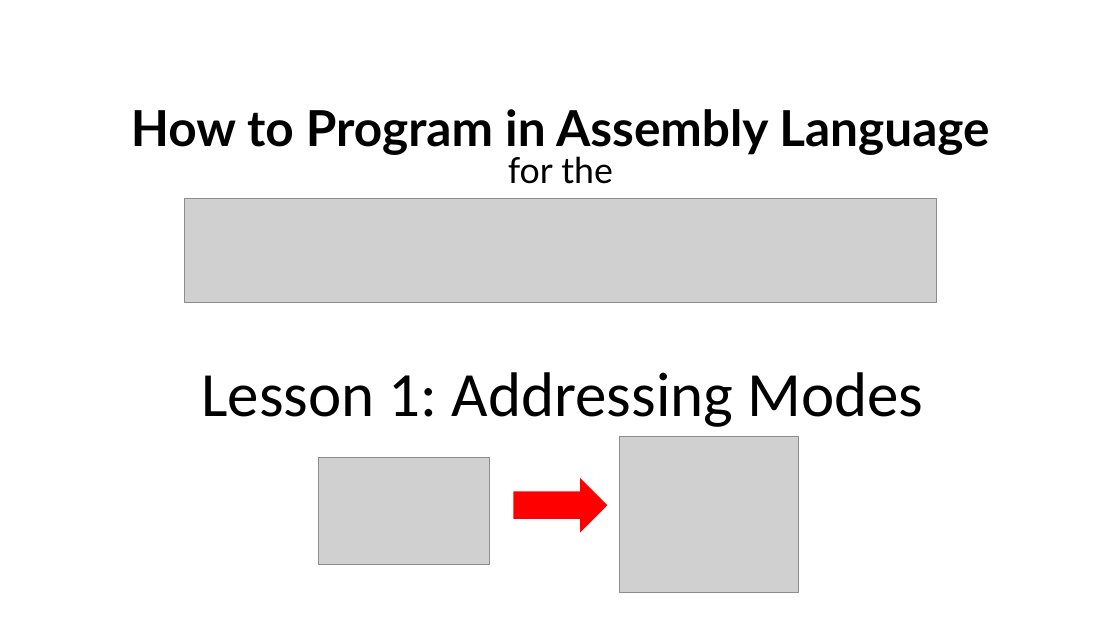
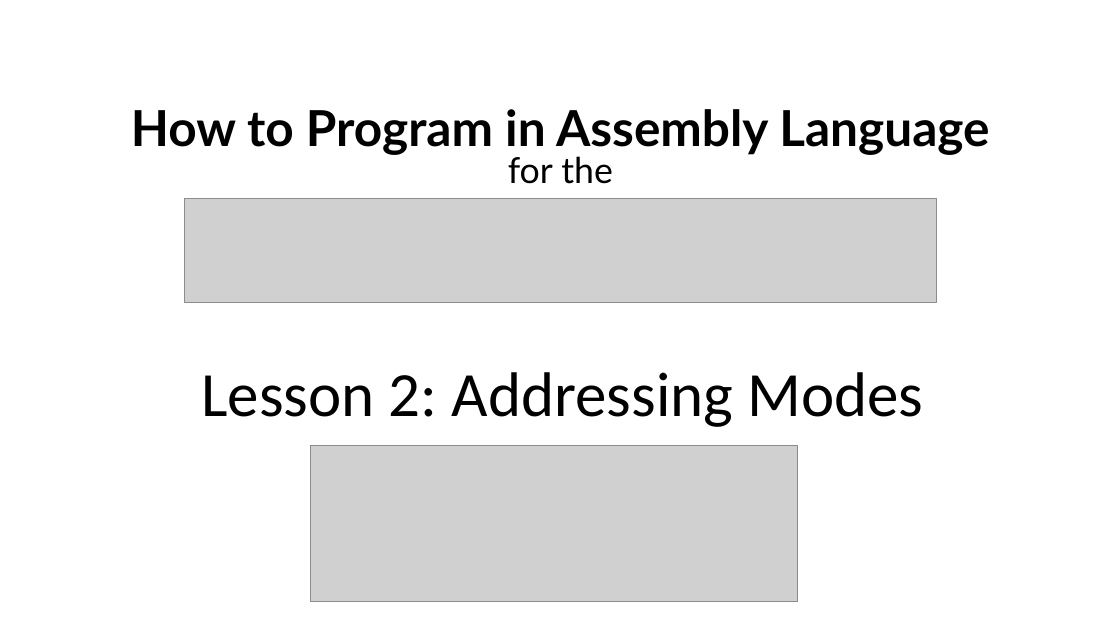
Before and after one commit to SlithyMatt/x16-assembly-tutorial, a slide deck: slide 1 of Lesson2/Lesson2.odp. Drawn at 1120x630 pixels with LibreOffice and Linux fonts; fonts in the diff are those of the drawing; grey boxes stand for pictures. Boxes give left, top, right and bottom in pixels: in the first picture for what was removed or moved away, otherwise in the second. Text is boxed around its words. In the diff, an @@ line names an element or a change of style, - is before the commit and + after.

Commit message:
fixed title slide

```diff
--- a/Lesson2/Lesson2.odp
+++ b/Lesson2/Lesson2.odp
@@ subtitle at <box>201,372,923,427</box>: text changed @@
-Lesson 1: Addressing Modes
+Lesson 2: Addressing Modes
@@ picture: place and size @@
-picture at <box>318,458,490,565</box>
+picture at <box>311,445,798,602</box>
@@ picture removed at <box>620,437,798,593</box> @@
@@ freeform shape removed at <box>513,478,607,533</box> @@
```
